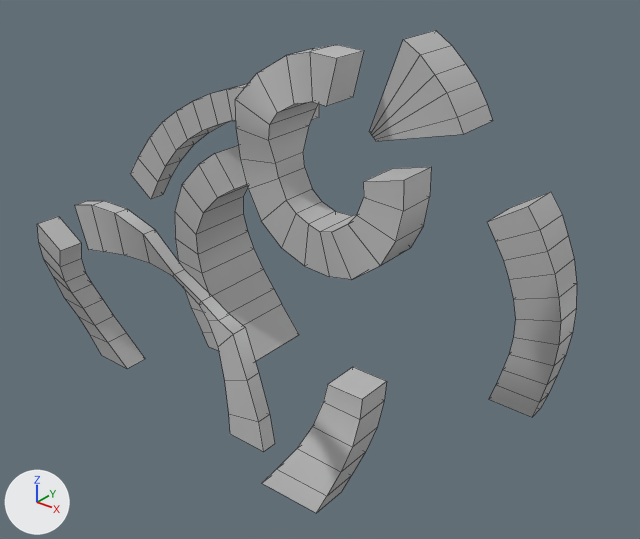
The FBX model Assets/Models/Forced_Perspective_Model/ForcedPerspectiveLandmark.fbx: old version first, new version second.
Rendered twice from a 50 mm lens placed at (0.1383, -0.1548, 0.1443), pointed at (0.0095, 0.0063, 0.0444). Every picture has the same lights, and +X, +Y and +Z are marked at lower left. Mesh edges are drawn as thin lines. Where no turn or scale is listed for an object, it has been applied to the vertices.
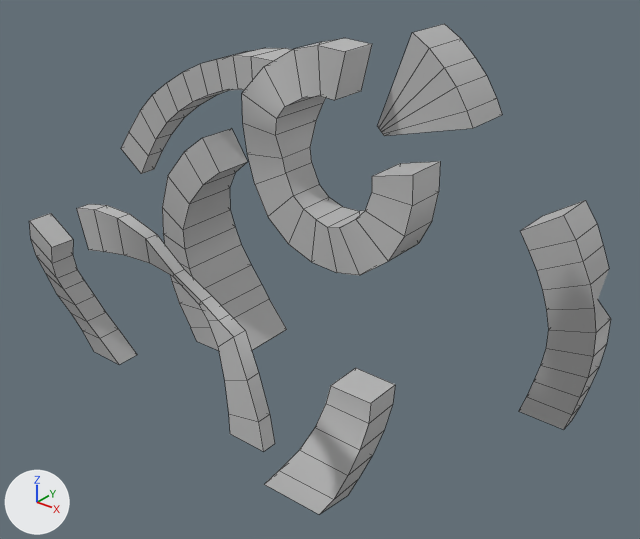
Patch to the scene script:
```diff
--- a/Assets/Models/Forced_Perspective_Model/ForcedPerspectiveLandmark.fbx.py
+++ b/Assets/Models/Forced_Perspective_Model/ForcedPerspectiveLandmark.fbx.py
@@ me_mesh @@
 # used by ob_pcube18; location = (0.0, 0.0, 0.0)
 # before: 267 (0.0047, -0.0461, 0.0709) at pixel (143, 234), 269 (-0.0028, -0.047, 0.0739) at pixel (114, 213), 271 (-0.0102, -0.0471, 0.074) at pixel (91, 205), 277 (-0.0102, -0.0437, 0.074) at pixel (104, 200), 279 (-0.0028, -0.0438, 0.0739) at pixel (127, 208)
 # before: 281 (0.0047, -0.043, 0.0709) at pixel (154, 229)
-me_mesh.from_pydata(...)  # 320 vertices, 304 faces; spans x -0.0735..0.0616, y -0.0471..0.0521, z -0.0016..0.1089
-me_mesh.vertices[273].co = (-0.0164, -0.0471, 0.0724)  # pixel (74, 205)
-me_mesh.vertices[275].co = (-0.0164, -0.0437, 0.0724)  # pixel (87, 200)
-me_mesh.vertices[259].co = (0.0278, -0.0444, 0.0547)  # pixel (233, 334)
-me_mesh.vertices[289].co = (0.0278, -0.041, 0.0547)  # pixel (245, 327)
+me_mesh.from_pydata(...)  # 320 vertices, 304 faces; spans x -0.0773..0.0711, y -0.0471..0.0521, z -0.0016..0.1105
+# me_mesh part 1: the loose piece of 68 vertices spanning x 0.0063..0.0502, y -0.0215..-0.0062, z 0.0592..0.1065 is moved by (0.002, 0.0, 0.0016)
+# me_mesh part 2: the loose piece of 24 vertices spanning x 0.0331..0.0555, y -0.0066..0.0053, z 0.087..0.1089 is moved by (0.002, 0.0, 0.0016)
+# me_mesh part 3: 113 of 320 vertices moved; they spanned x -0.0735..0.0007, y -0.0232..0.0383, z -0.0013..0.0894 and now span x -0.0773..-0.0024, y -0.0232..0.0383, z -0.0013..0.0967; mean shift (-0.004, 0.0, 0.0031); largest move (0.0006, 0.0043, 0.0807) -> (-0.0025, 0.0043, 0.0883)
+# me_mesh part 4: the 1 vertex in x 0.0604, y 0.0509, z 0.039 is moved by (0.0033, 0.0, 0.0)
+# me_mesh part 5: 43 of the vertices in x 0.0388..0.0616, y 0.0393..0.0521, z -0.0013..0.0617 are moved by (0.0095, 0.0, 0.0)
+# me_mesh part 6: all 7 vertices in x 0.0334..0.0379, y -0.0232..-0.0071, z -0.0016..0.0154 are moved by (0.0021, 0.0, 0.0)
+# me_mesh part 7: all 4 vertices in x 0.0382, y -0.0146..-0.0039, z 0.022..0.0273 are moved by (0.0025, 0.0, 0.0)
+# me_mesh part 8
+for i in [267, 269, 271, 277, 279, 281]: me_mesh.vertices[i].co += Vector((0.0006, 0.0, -0.0009))
+me_mesh.vertices[273].co = (-0.0158, -0.0471, 0.0718)  # pixel (76, 208)
+me_mesh.vertices[275].co = (-0.0158, -0.0437, 0.0718)  # pixel (89, 203)
+# me_mesh part 9
+me_mesh.vertices[259].co = (0.0278, -0.0444, 0.0541)  # pixel (233, 336)
+me_mesh.vertices[289].co = (0.0278, -0.041, 0.0541)  # pixel (245, 330)
 me_mesh.materials.append(mat_lambert2)
```

Changed parts and their boxes [x1, y1, x2, y2] in the pictures (640 x 539 px; the box of a moved part takes in the faces that stretch with it):
'pCube18', reshaped (8% wider)
    before: [37, 30, 577, 513]
    after: [29, 24, 611, 514]
part 1 of me_mesh, moved or reshaped
    before: [235, 45, 431, 280]
    after: [242, 38, 440, 275]
part 2 of me_mesh, moved or reshaped
    before: [369, 30, 493, 141]
    after: [378, 24, 502, 136]
part 3 of me_mesh, moved or reshaped
    before: [37, 84, 319, 368]
    after: [29, 48, 293, 364]
part 4 of me_mesh, moved or reshaped
    before: [555, 259, 577, 321]
    after: [591, 269, 611, 333]
part 5 of me_mesh, moved or reshaped
    before: [487, 192, 576, 417]
    after: [519, 200, 611, 430]
part 6 of me_mesh, moved or reshaped
    before: [262, 427, 376, 513]
    after: [264, 428, 384, 514]
part 7 of me_mesh, moved or reshaped
    before: [312, 367, 387, 447]
    after: [315, 368, 395, 450]
part 8 of me_mesh, moved or reshaped
    before: [75, 201, 184, 276]
    after: [77, 204, 184, 276]
part 9 of me_mesh, moved or reshaped
    before: [209, 314, 259, 381]
    after: [209, 314, 258, 381]
